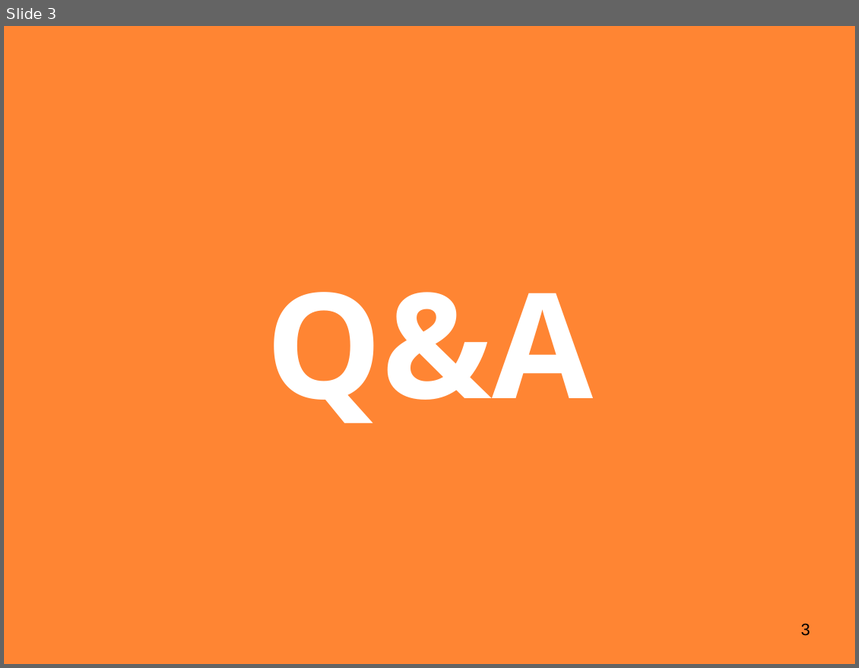
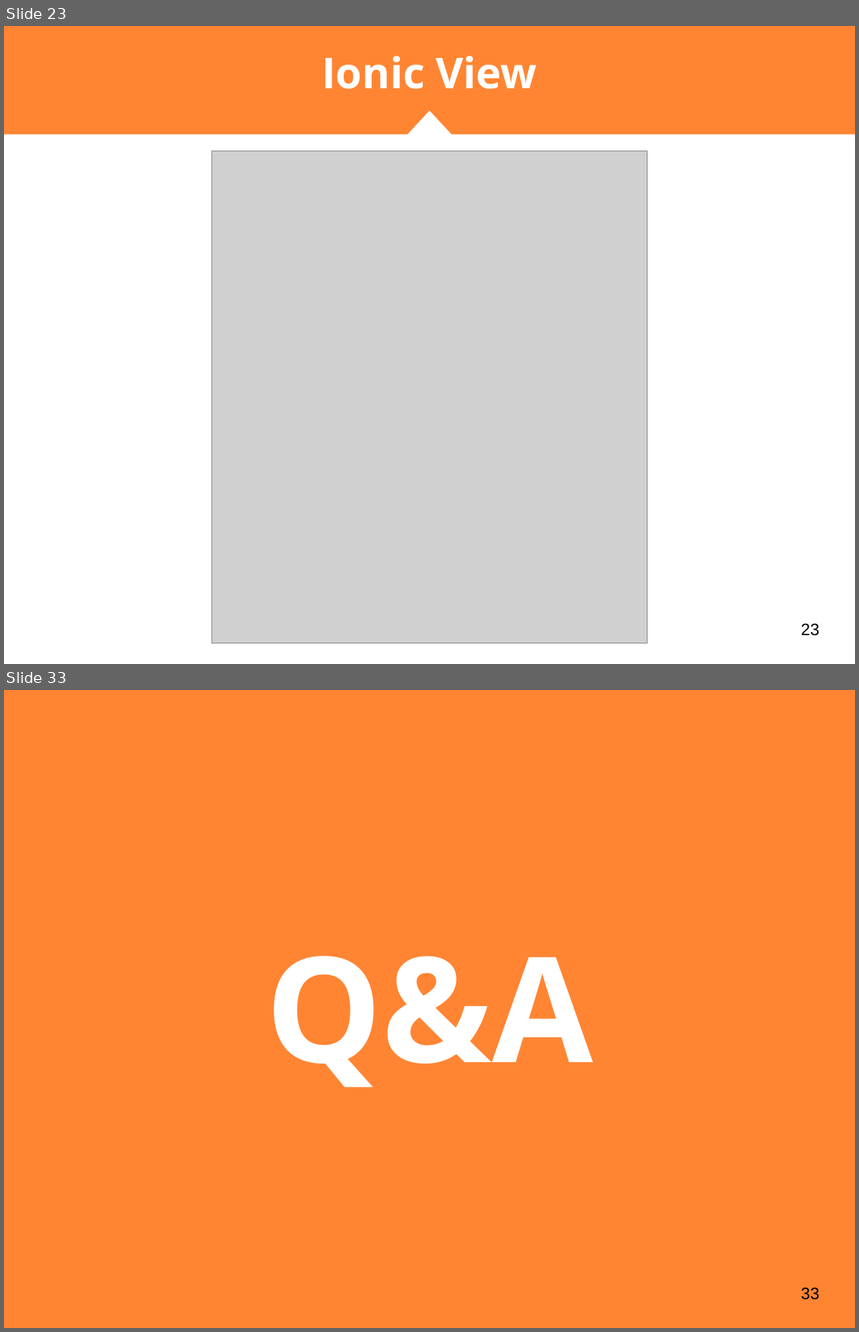
Before and after one commit to nmaletm/git-presentation, a slide deck: Presentations/P3.1 - Ionic.pptx. Shown one above the other, each under a label of ours: slide 3 before the commit, slides 23 and 33 after it; the slides between them are not shown. The pictures are 859x668 and 859x1332 pixels, drawn with LibreOffice and Linux fonts; fonts in the diff are those of the drawing; grey boxes stand for pictures. Boxes give left, top, right and bottom in pixels: in the first picture for what was removed or moved away, otherwise in the second. Text is boxed around its words. In the diff, an @@ line names an element or a change of style, - is before the commit and + after.

```diff
--- a/Presentations/P3.1 - Ionic.pptx
+++ b/Presentations/P3.1 - Ionic.pptx
@@ slide 23 added at (4,26,855,664), background #FFFFFF @@
@@ rectangle added at (4,26,855,134), fill #FF8533 @@
@@ title added at (322,56,537,89), 36 pt, text #FFFFFF, bold @@
+Ionic View
@@ triangle added at (408,110,452,133), fill #FF8533 @@
@@ triangle added at (408,112,451,135), fill #FFFFFF, outline #FFFFFF 1.5 pt @@
@@ rectangle added at (4,132,855,134), fill #FF8533 @@
@@ picture added at (211,151,647,644) @@
@@ page number added at (801,623,819,636), 14 pt, text #000000 @@
+23
@@ what was slide 3 is now slide 33 @@
@@ page number at (801,1287,819,1300): text changed @@
-3
+33
```
Also in this commit, not shown: 30 other slides added, 1 slide removed, 6 other files.
